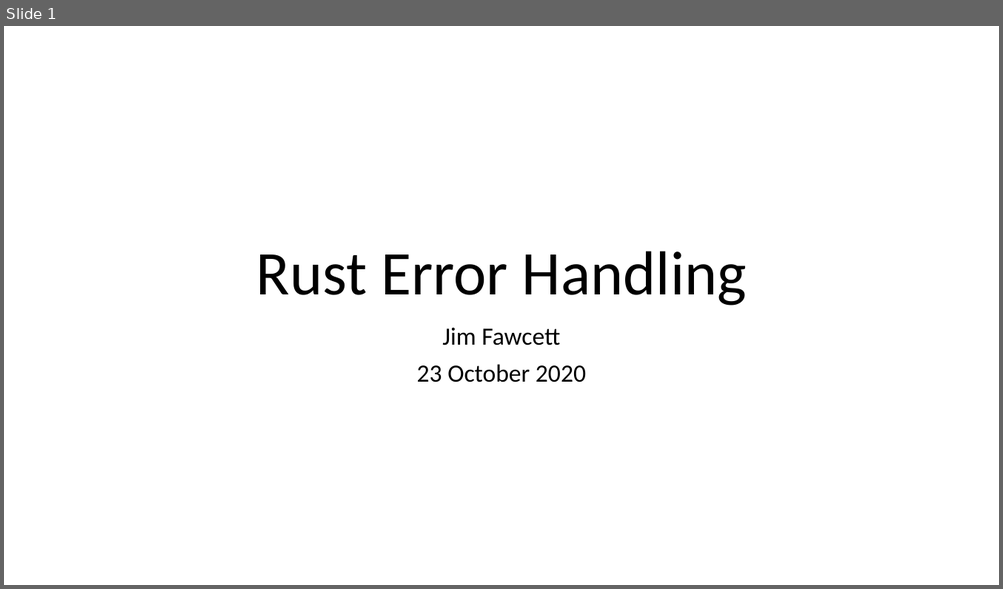
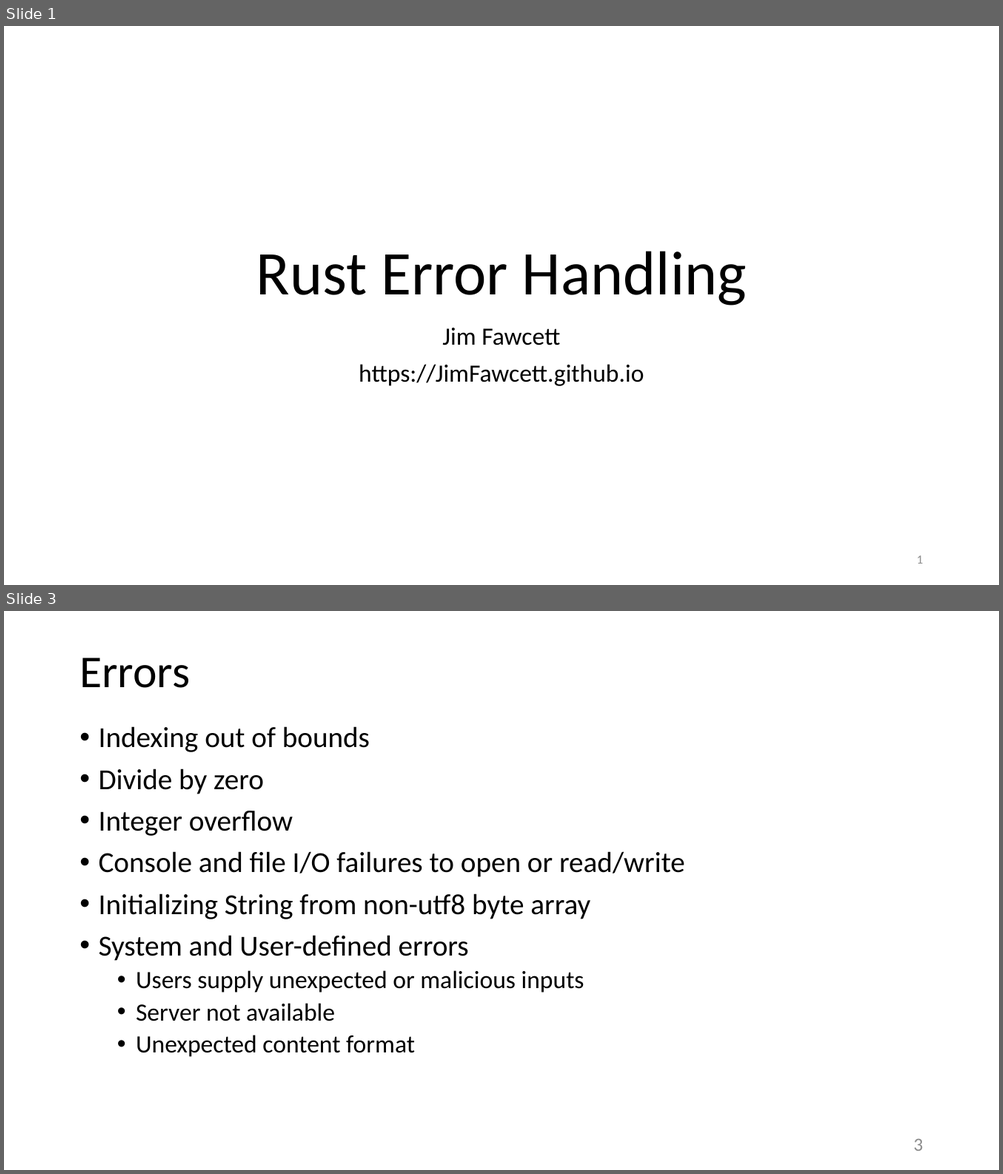
Before and after one commit to JimFawcett/JimFawcett.github.io, a slide deck: Resources/RustErrorHandling.pptx. Shown one above the other, each under a label of ours: slide 1 before the commit, slides 1 and 3 after it; the slides between them are not shown. The pictures are 1003x589 and 1003x1174 pixels, drawn with LibreOffice and Linux fonts; fonts in the diff are those of the drawing. Boxes give left, top, right and bottom in pixels: in the first picture for what was removed or moved away, otherwise in the second. Text is boxed around its words. In the diff, an @@ line names an element or a change of style, - is before the commit and + after.

Commit message:
added content to RustErrorHandling.pdf

```diff
--- a/Resources/RustErrorHandling.pptx
+++ b/Resources/RustErrorHandling.pptx
@@ slide 3 added at <box>4,611,999,1170</box>, background #FFFFFF @@
@@ title added at <box>79,658,190,688</box>, 44 pt, text #000000 @@
+Errors
@@ text added at <box>99,726,685,1057</box>, 28 pt, text #000000 @@
+• Indexing out of bounds
+• Divide by zero
+• Integer overflow
+• Console and file I/O failures to open or read/write
+• Initializing String from non-utf8 byte array
+• System and User-defined errors
+  • Users supply unexpected or malicious inputs
+  • Server not available
+  • Unexpected content format
@@ page number added at <box>913,1139,923,1151</box>, 18 pt, text #8C8C8C @@
+3
@@ slide 1 changed as well @@
@@ subtitle at <box>358,364,643,386</box>: text changed @@
-23 October 2020
+https://JimFawcett.github.io
@@ page number added at <box>916,556,922,564</box>, 12 pt, text #8C8C8C @@
+1
```
Also in this commit, not shown: 2 other slides changed, 16 other slides added, 1 slide removed, 2 other files.
